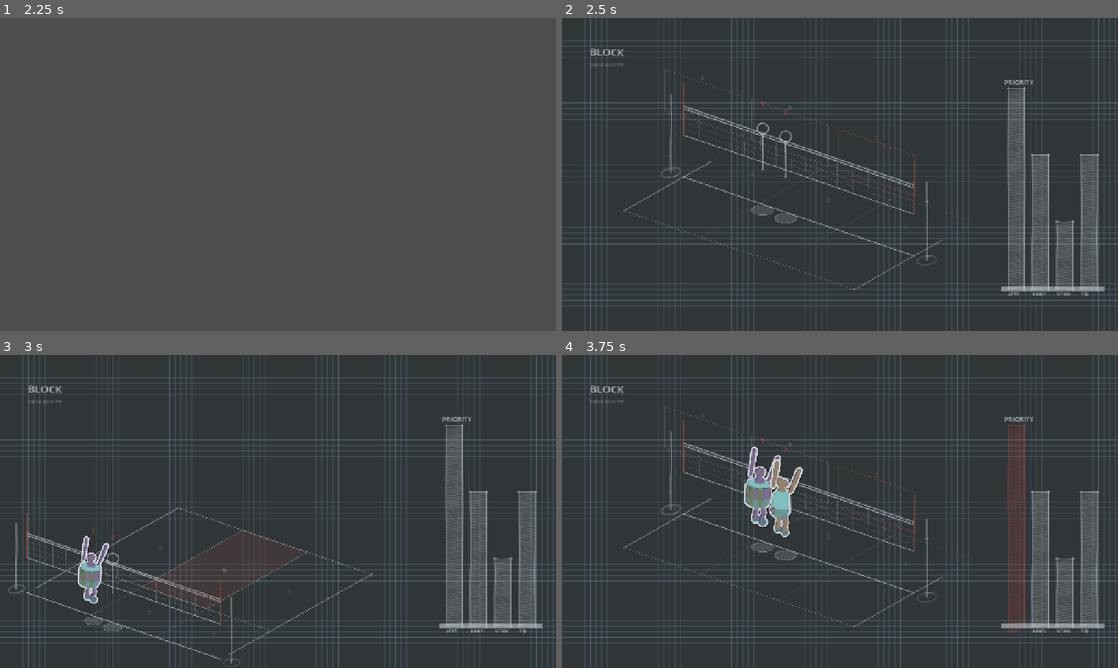
Above: before the commit, frames 1-4 (two rows, left to right).
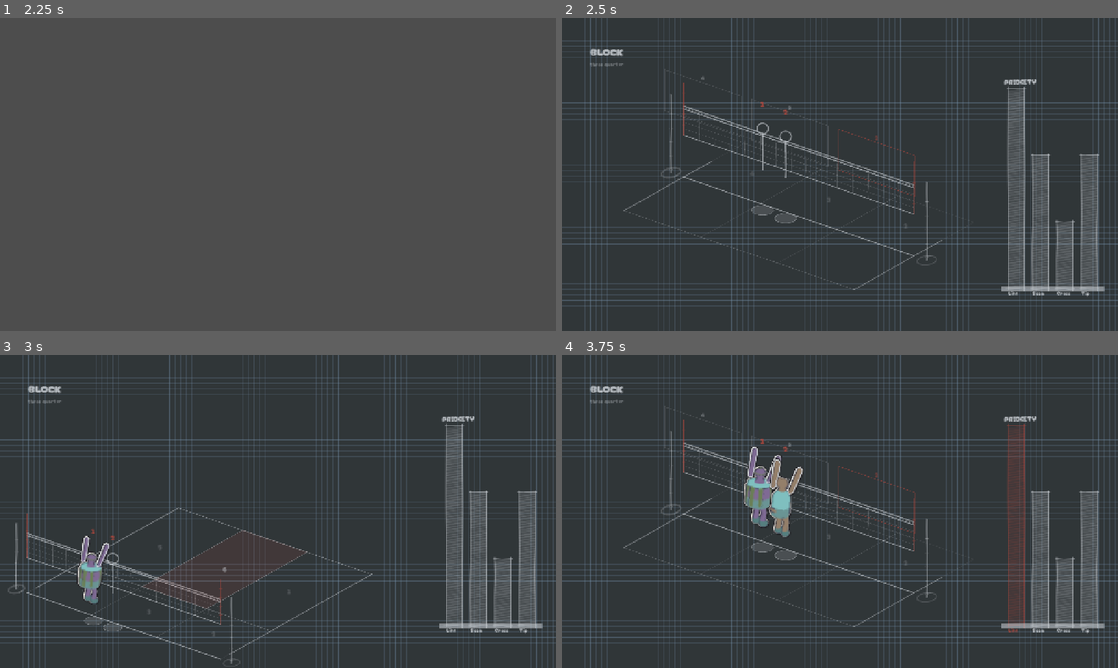
Above: after the commit, the same moments.

Repository: iracarranza/volley-world-manager
Game: Godot game, scene res://tools/preview/sheet_strip.tscn
Two runs of this game, one before a commit and one after it. Both use one fixed random seed, a clock stepped at 60 frames per second and the inputs below. This scene is started directly instead of the project's main scene.
Inputs (mouse positions are in pixels of both pictures, inside the frame that each line leads up to):
- Up to frame 1 (2.25 s): tap Enter at 0.5, 0.6, 2 s; move the mouse to (400, 158) at 0.52 s; click (400, 158) at 0.67 s; tap Space at 0.77, 1.25 s; drag from (166, 190) to (250, 237) at 1.27 s; move the mouse to (333, 105) at 2.02 s; tap Tab at 2.1 s; click (333, 105) at 2.17 s
- Up to frame 2 (2.5 s): no input
- Up to frame 3 (3 s): tap Space at 2.75 s; drag from (278, 511) to (111, 464) at 2.77 s
- Up to frame 4 (3.75 s): tap Enter at 3.5 s; move the mouse to (1006, 558) at 3.52 s; tap R at 3.6 s; click (1006, 558) at 3.67 s

Frame 1 is identical in both runs. In frame 2, 0.2% of the frame differs, in the area x 5-95%, y 9-90%; in frame 3, 0.4%; in frame 4, 0.7%.

Commit message:
The cut is stock with a keyline, and it goes under the art
The die cut stays -- it is the one edge treatment that survives both themes
-- but two things about how it was drawn were wrong, and the second is why
the sheet has looked gummy at sticker size.

The margin was drawn in `_ink()`, which flips with the theme: pale on
Mikasa, graphite on Molten. One border doing two different jobs, and only
one of them was a die cut. Vinyl does not change colour when you put it on a
darker page, so the stock is one warm off-white in both now.

And it was drawn on top of the body. A polyline is centred on its path, so
half its width landed inside the silhouette and ate the art -- worse the
thicker the sticker got, which is part of why the thicker-ink candidates
looked cleaner. It goes down before the texture now and only the outer half
survives, which is where a margin belongs.

The keyline is the third stroke: same path, wider, so what is left of it
after the stock goes on is a thin dark ring outside the margin. It is what a
printed sticker has, and it is what makes a white margin work on a cream
page, where it has nothing to push against.

`sheet_strip -- diecut` now renders both themes, which is what the choice
needed and what the first pass of the comparison did not have.

974 checks, the two long-standing failures unchanged.

Diff:
--- a/scenes/components/worksheet.gd
+++ b/scenes/components/worksheet.gd
@@ -182,6 +182,27 @@
 const STICKER_BORDER_MAX: float = 3.4
 const STICKER_SHADOW_OFFSET := Vector2(3.0, 4.0)
 const STICKER_SHADOW_ALPHA: float = 0.26
+
+## The stock the sticker was cut from, and the line that gives that stock an edge.
+##
+## The cut margin was drawn in `_ink()`, which flips with the theme -- pale on
+## Mikasa, graphite on Molten. That is why it read as a die cut on the dark sheet
+## and as a heavy outline on the light one: the same border was doing two
+## different jobs. **A sticker's margin is the vinyl it was cut from, and vinyl
+## does not change colour when you put it on a darker page.** So the stock is one
+## warm off-white in both themes, and it keeps the shape reading as an object
+## lying on the sheet rather than a shape drawn into it.
+##
+## Which leaves a white margin on a cream page invisible, hence the keyline: a
+## thin dark line around the outside of the cut, thinner than the cut it edges.
+## It is what a printed sticker actually has -- the art is trimmed a little
+## outside the printed keyline -- and it is what lets the same treatment work on
+## both grounds, where a single colour cannot.
+const STICKER_STOCK := Color(0.95, 0.94, 0.91)
+const STICKER_KEYLINE := Color(0.15, 0.14, 0.16)
+## Per side, as a share of the cut's own width. Under a half, so the line reads
+## as an edge on the margin rather than as a second border beside it.
+const STICKER_KEYLINE_SHARE: float = 0.38
 
 signal phase_changed(phase: String)
 signal view_changed(view: String)
@@ -636,23 +657,33 @@
 		if shadowed.size() >= 3:
 			draw_colored_polygon(shadowed, Color(0.0, 0.0, 0.0, STICKER_SHADOW_ALPHA))
 
-	## 2. The body, carrying the mesh's own light and shade.
+	## 2. The cut edge: the keyline, then the stock it edges.
+	##
+	## **Both under the body rather than over it,** which is the ordering fix. A
+	## polyline is centred on its path, so a border drawn on the contour puts half
+	## its width inside the silhouette -- the cut was eating into the art, and the
+	## thicker the sticker the more of the voli it ate. Laid down first and painted
+	## over, only the outer half survives, which is where a margin belongs.
+	##
+	## The keyline is drawn wider than the stock and in the same place, so what is
+	## left of it after the stock goes on is a thin ring outside the margin. Two
+	## strokes for a border a printer would also make in two passes.
+	var cut := clampf(
+		height * STICKER_BORDER_SHARE, STICKER_BORDER_MIN, STICKER_BORDER_MAX
+	)
+	if draw_die_cut:
+		for contour in built.contours:
+			var edge := PackedVector2Array()
+			for point in (contour as PackedVector2Array):
+				edge.append(origin + point * box)
+			if edge.size() < 3:
+				continue
+			_stroke_closed(edge, STICKER_KEYLINE, cut * (1.0 + STICKER_KEYLINE_SHARE * 2.0))
+			_stroke_closed(edge, STICKER_STOCK, cut)
+
+	## 3. The body, carrying the mesh's own light and shade.
 	if built.texture != null:
 		draw_texture_rect(built.texture, Rect2(origin, box), false)
-
-	## 3. The cut edge, hugging its own outline at a weight this sticker can carry.
-	if not draw_die_cut:
-		return true
-	var cut := clampf(
-		height * STICKER_BORDER_SHARE, STICKER_BORDER_MIN, STICKER_BORDER_MAX
-	)
-	for contour in built.contours:
-		var edge := PackedVector2Array()
-		for point in (contour as PackedVector2Array):
-			edge.append(origin + point * box)
-		if edge.size() >= 3:
-			draw_polyline(edge, _ink(), cut, true)
-			draw_line(edge[edge.size() - 1], edge[0], _ink(), cut, true)
 
 	## 4. And the arms, cut separately over the top.
 	##
@@ -667,12 +698,21 @@
 		for point in (contour as PackedVector2Array):
 			crease.append(origin + point * box)
 		if crease.size() >= 3:
-			draw_polyline(crease, Color(_ink(), 0.80), cut * 0.62, true)
-			draw_line(
-				crease[crease.size() - 1], crease[0], Color(_ink(), 0.80),
-				cut * 0.62, true
-			)
+			_stroke_closed(crease, Color(_ink(), 0.80), cut * 0.62)
 	return true
+
+
+## A closed outline, at a width, in a colour.
+##
+## `draw_polyline` leaves the last point unjoined to the first, so every caller
+## was drawing the closing segment itself -- three times over, and one of them
+## had drifted. The width is passed rather than derived because the callers use
+## different ones for the same contour.
+func _stroke_closed(outline: PackedVector2Array, color: Color, width: float) -> void:
+	if outline.size() < 3:
+		return
+	draw_polyline(outline, color, width, true)
+	draw_line(outline[outline.size() - 1], outline[0], color, width, true)
 
 
 func set_light_mode(value: bool) -> void:
--- a/tools/preview/sheet_strip.gd
+++ b/tools/preview/sheet_strip.gd
@@ -68,6 +68,15 @@
 ]
 const CROWN_INK_RATIO: float = 0.030 / 0.018
 
+## Both grounds, because an edge treatment is a relationship with the paper under
+## it and cannot be judged on one. The white cut margin is flattered by a dark
+## court and has nothing to push against on a cream one, which is the whole
+## reason the keyline exists -- and the reason it has to be looked at in Molten.
+const THEMES := {
+	"mikasa": preload("res://scenes/themes/dark_theme.tres"),
+	"molten": preload("res://scenes/themes/light_theme.tres"),
+}
+
 
 func _ready() -> void:
 	var wanted: Array[String] = []
@@ -81,7 +90,8 @@
 			"turntable":
 				await _turntable()
 			"diecut":
-				await _die_cut()
+				for theme_name: String in THEMES:
+					await _die_cut(theme_name)
 			_:
 				await _views()
 	get_tree().quit()
@@ -190,11 +200,6 @@
 			sheet.set_pixel(CELL.x * column + 6, y, Color(0.62, 0.60, 0.56, 1.0))
 
 
-## The same worksheet, drawn once per edge treatment, stacked.
-##
-## Captured off the window rather than a `SubViewport` because the worksheet
-## paints itself from the palette on its own ancestry, and a detached viewport
-## is not on anybody's ancestry.
 ## Wait for a freshly added worksheet to have every figure it asked for.
 ##
 ## The bake is queued from the worksheet's own `_ready`, so this can only start
@@ -214,7 +219,13 @@
 	await get_tree().process_frame
 
 
-func _die_cut() -> void:
+## The same worksheet, drawn once per edge treatment, stacked.
+##
+## Captured off the window rather than a `SubViewport` because the worksheet
+## reads its theme off its own ancestry, and a detached viewport is not on
+## anybody's ancestry. The theme is set on the sheet itself for the same reason:
+## `light_mode` is not a flag you hand it, it is something it works out.
+func _die_cut(theme_name: String) -> void:
 	var viewport := get_viewport()
 	var frame := viewport.get_visible_rect().size
 	var shots: Array[Image] = []
@@ -226,14 +237,15 @@
 
 		var sheet: UIWorksheet = WorksheetScript.new()
 		sheet.set_anchors_preset(Control.PRESET_FULL_RECT)
+		sheet.theme = THEMES[theme_name]
 		add_child(sheet)
 		await _settled(sheet)
 		await RenderingServer.frame_post_draw
 		var shot := viewport.get_texture().get_image()
 		shot.convert(Image.FORMAT_RGBA8)
 		shots.append(shot)
-		print("%-18s captured %dx%d" % [
-			variant["name"], shot.get_width(), shot.get_height()
+		print("%-8s %-18s captured %dx%d" % [
+			theme_name, variant["name"], shot.get_width(), shot.get_height()
 		])
 		sheet.queue_free()
 		await get_tree().process_frame
@@ -249,8 +261,10 @@
 			shots[index], Rect2i(Vector2i.ZERO, shots[index].get_size()),
 			Vector2i(0, int(frame.y) * index)
 		)
-	print("diecut save err=%d" % strip.save_png("user://diecut_strip.png"))
-	_zoom(shots)
+	print("diecut %s save err=%d" % [
+		theme_name, strip.save_png("user://diecut_%s_strip.png" % theme_name)
+	])
+	_zoom(shots, theme_name)
 	## Left as the sheet ships it, so a tool that only looked at something does
 	## not leave a static behind for whatever runs next in the same process.
 	WorksheetScript.draw_die_cut = true
@@ -269,7 +283,7 @@
 const ZOOM: int = 4
 
 
-func _zoom(shots: Array[Image]) -> void:
+func _zoom(shots: Array[Image], theme_name: String) -> void:
 	var cell := ZOOM_CROP.size * ZOOM
 	var strip := Image.create(
 		cell.x * shots.size(), cell.y, false, Image.FORMAT_RGBA8
@@ -282,4 +296,6 @@
 		strip.blit_rect(
 			crop, Rect2i(Vector2i.ZERO, cell), Vector2i(cell.x * index, 0)
 		)
-	print("diecut zoom save err=%d" % strip.save_png("user://diecut_zoom.png"))
+	print("diecut %s zoom save err=%d" % [
+		theme_name, strip.save_png("user://diecut_%s_zoom.png" % theme_name)
+	])
Not shown, changed: docs/BACKLOG.md
